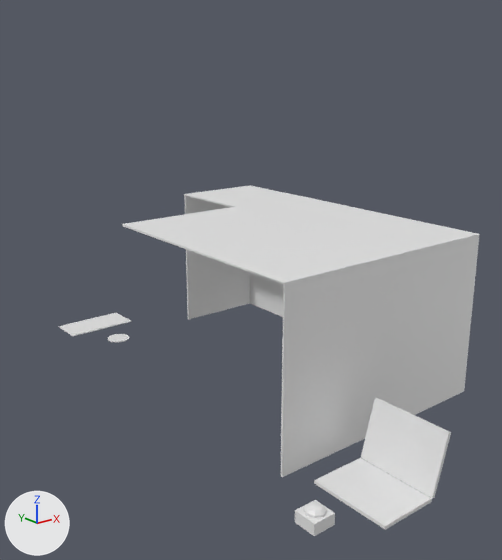
The Blender file graphical_models/all.blend as it was, and as the next commit left it.
Both versions are drawn from a 50 mm camera at (-1.8, -3.51, 1.57) aimed at (0.24, -0.97, 0.55). Arrows for +X, +Y and +Z are at lower left; the lights stay in place.

Names of what the first picture shows: 'Cover', 'DishAppearanceArea', 'LaptopBase', 'LaptopLid', 'StopButton'.
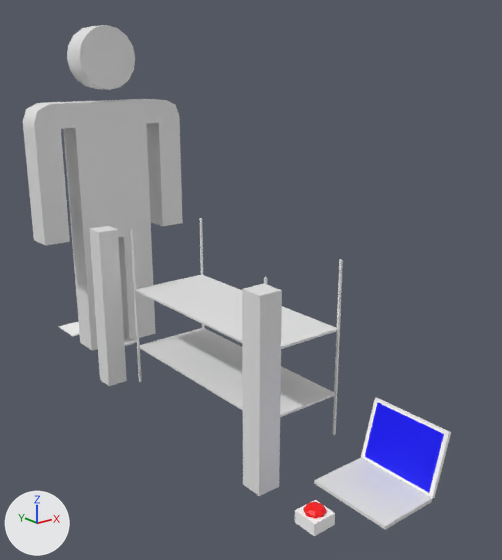
Edits to the bpy script that builds the scene:
```text
Change mat_material:
    add n2 = _N.new('ShaderNodeVertexColor'); n2.name = 'Color Attribute'
    add n2.layer_name = 'Col'
    where n1 = _N.new('ShaderNodeBsdfPrincipled'); n1.name = 'Principled BSDF'
    add _L.new(n2.outputs[0], n1.inputs[0])  # 'Color' to 'Base Color'
Add me_plane_006:
    me_plane_006.from_pydata(...)  # 28 vertices, 10 faces; spans x 0.0..0.43, y 0.0, z 0.0..1.75
    me_plane_006.polygons.foreach_set('use_smooth', [True] * 10)
Add me_cylinder_001:
    me_cylinder_001.from_pydata(...)  # a 16-sided cylinder along z spanning x -0.125..0.125, y -0.125..0.125, z -0.005..0.005
Add me_plane_007:
    me_plane_007.from_pydata(...)  # 16 vertices, 14 faces; spans x -0.05..0.05, y -0.05..0.05, z 0.0..0.8
Add me_plane_003:
    me_plane_003.from_pydata(...)  # a box spanning x -0.205..-0.195, y -0.505..-0.495, z 0.0..0.8
Add me_plane_004:
    me_plane_004.from_pydata([(-0.2, -0.5, 0.0), (0.2, -0.5, 0.0), (-0.2, 0.5, 0.0), (0.2, 0.5, 0.0), (-0.2, -0.2, 0.0), (0.2, -0.2, 0.0)], [], [(4, 5, 1, 0), (2, 3, 5, 4)])
Change ob_cover:
    add ob_cover.hide_set(True)
Add ob_person:
    ob_person = bpy.data.objects.new('Person', me_plane_006)
    ob_person.location = (0.0, 0.0, 0.0)
    _m = ob_person.modifiers.new('Mirror', 'MIRROR')
    _m.use_clip = True
    _m = ob_person.modifiers.new('Solidify', 'SOLIDIFY')
    _m.thickness = 0.15
    _m.offset = 0.0
    _m = ob_person.modifiers.new('EdgeSplit', 'EDGE_SPLIT')
    _m.split_angle = 1.047
Add ob_dish:
    ob_dish = bpy.data.objects.new('Dish', me_cylinder_001)
    ob_dish.location = (0.0, 0.0, 0.0)
    _m = ob_dish.modifiers.new('EdgeSplit', 'EDGE_SPLIT')
Add ob_lightfence:
    ob_lightfence = bpy.data.objects.new('LightFence', me_plane_007)
    ob_lightfence.location = (-0.3, -0.5, 0.0)
    _m = ob_lightfence.modifiers.new('Array', 'ARRAY')
    _m.use_constant_offset = True
    _m.constant_offset_displace = (0.0, -1.2, 0.0)
    _m.use_relative_offset = False
Add ob_rackshelfs:
    ob_rackshelfs = bpy.data.objects.new('RackShelfs', me_plane_004)
    ob_rackshelfs.parent = ob_rackstands
    ob_rackshelfs.matrix_parent_inverse = Matrix(((1.0, 0.0, 0.0, 0.0), (0.0, 1.0, 0.0, 1.1), (0.0, 0.0, 1.0, 0.0), (0.0, 0.0, 0.0, 1.0)))
    ob_rackshelfs.location = (0.0, -1.1, 0.2)
    _m = ob_rackshelfs.modifiers.new('Solidify', 'SOLIDIFY')
    _m.offset = 1.0
    _m = ob_rackshelfs.modifiers.new('Array', 'ARRAY')
    _m.use_constant_offset = True
    _m.constant_offset_displace = (0.0, 0.0, 0.3)
    _m.use_relative_offset = False
Add ob_rackstands:
    ob_rackstands = bpy.data.objects.new('RackStands', me_plane_003)
    ob_rackstands.location = (0.0, -1.1, 0.0)
    _m = ob_rackstands.modifiers.new('Array', 'ARRAY')
    _m.use_constant_offset = True
    _m.constant_offset_displace = (0.4, 0.0, 0.0)
    _m.use_relative_offset = False
    _m = ob_rackstands.modifiers.new('Array.001', 'ARRAY')
    _m.use_constant_offset = True
    _m.constant_offset_displace = (0.0, 1.0, 0.0)
    _m.use_relative_offset = False
    _m = ob_rackstands.modifiers.new('EdgeSplit', 'EDGE_SPLIT')
```

Boxes (x1, y1, x2, y2) around the edits, measured in the pictures (502 x 560 px):
'Cover', hidden
    before: (122, 186, 480, 477)
'Person', added
    after: (23, 25, 183, 350)
'LightFence', added
    after: (89, 226, 282, 496)
'RackShelfs', added
    after: (136, 275, 337, 417)
'LaptopLid', recoloured (white to blue)
    both: (361, 398, 451, 498)
'RackStands', added
    after: (131, 218, 343, 435)
'StopButton', recoloured
    both: (295, 500, 335, 536)
'DishAppearanceArea', recoloured
    both: (59, 313, 132, 336)
'Dish', added
    after: (124, 337, 137, 346)
